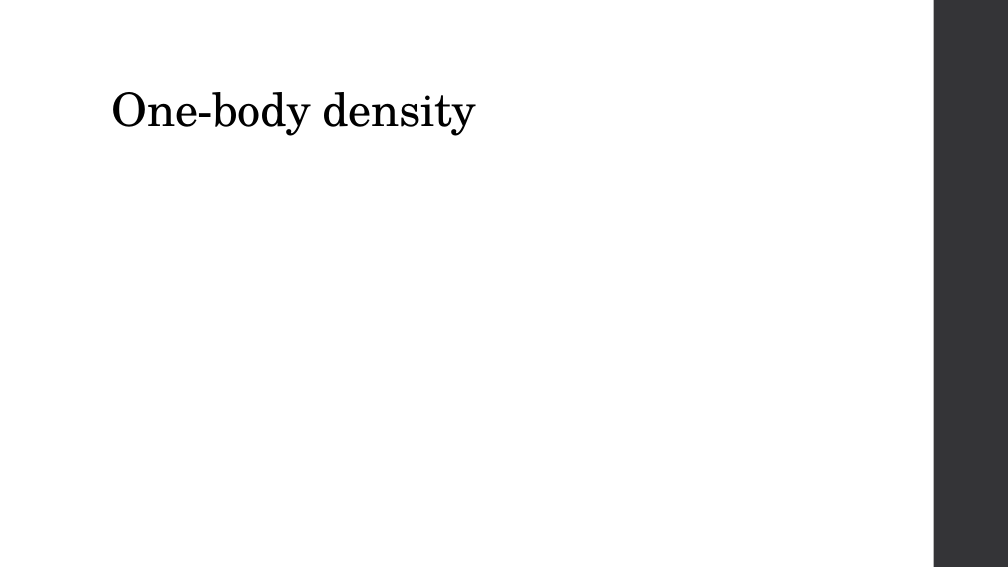
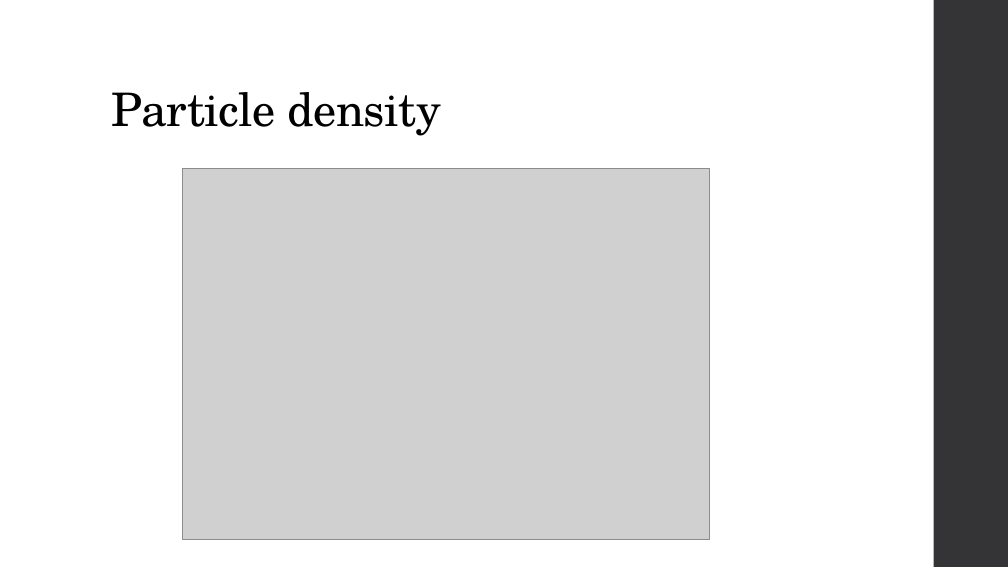
Before and after one commit to KarlHenrik/ComputationalPhysicsMaster, a slide deck: slide 18 of Thesis/Thesis Presentation.pptx. Drawn at 1008x567 pixels with LibreOffice and Linux fonts; fonts in the diff are those of the drawing; grey boxes stand for pictures. Boxes give left, top, right and bottom in pixels: in the first picture for what was removed or moved away, otherwise in the second. Text is boxed around its words. In the diff, an @@ line names an element or a change of style, - is before the commit and + after.

```diff
--- a/Thesis/Thesis Presentation.pptx
+++ b/Thesis/Thesis Presentation.pptx
@@ title at (112,92,440,136): text changed @@
-One-body density
+Particle density
@@ picture added at (182,168,709,540) @@
```
Also in this commit, not shown: 9 other slides changed, 1 slide added.
